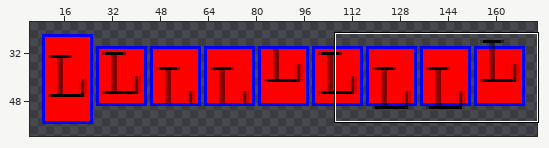
Two states of a sprite sheet, tests/TestFiles/Skia/Controls/TextBlock/RestrictedHeight_VerticalAlign.expected.png. Above, an overview of the earlier version with the close-up marked.
Close-up. Before the edit:
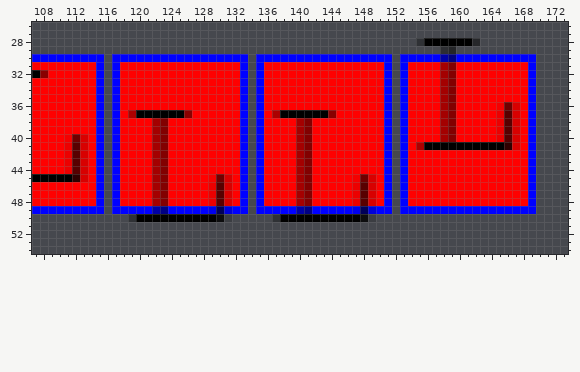
The file is 180x80 pixels. Colours within 5 levels of each other are drawn and written as one. Shown: x 107..173, y 26..54. The old version is drawn lined up with the new one. The wide view leaves out empty margins. The commit also changed other parts of the picture, which this record leaves out.
After:
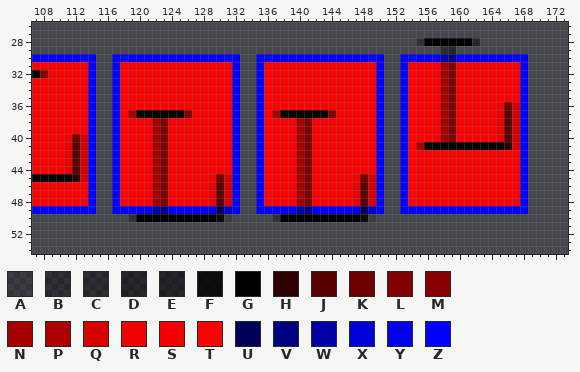
Palette (. is transparent): A #00000027  B #00000053  C #0000005b  D #00000076  E #0000007d  F #000000d0  G #000000  H #2f0000  J #580000  K #700000  L #820000  M #890000  N #a40000  P #ac0000  Q #d80000  R #ec0000  S #f40000  T #ff0000  U #000058  V #000082  W #0000a4  X #0000d8  Y #0000ec  Z #0000ff
What changed:
drawings rearranged on the sheet (the old picture shows each at its new place)
y 30: x 115 Z -> .; x 133 Z -> .; x 151 Z -> .; x 169 Z -> .
y 31..48: x 114..115 TZ -> Z.; x 132..133 TZ -> Z.; x 150..151 TZ -> Z.; x 168..169 TZ -> Z.
y 49: x 115 Z -> .; x 133 Z -> .; x 151 Z -> .; x 169 Z -> .
Where, in picture pixels (left, top, right, bottom), the same in both close-ups:
changed: (88, 54, 104, 214)
changed: (232, 54, 248, 214)
changed: (376, 54, 392, 214)
changed: (520, 54, 536, 214)
